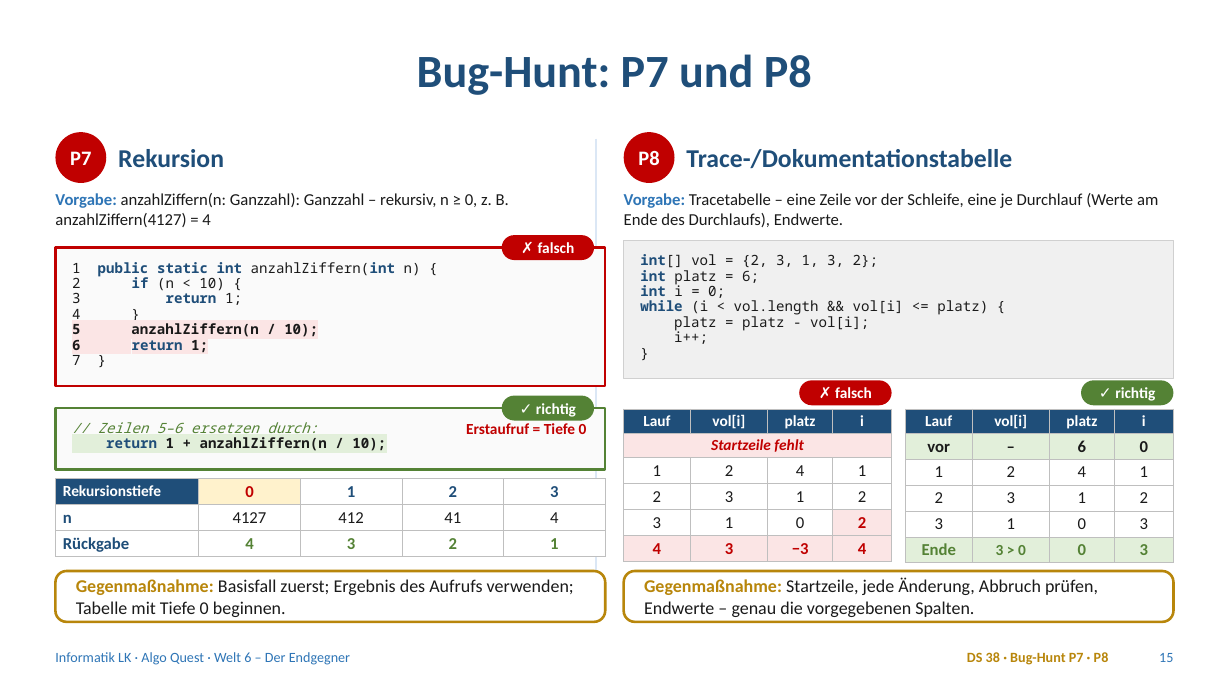
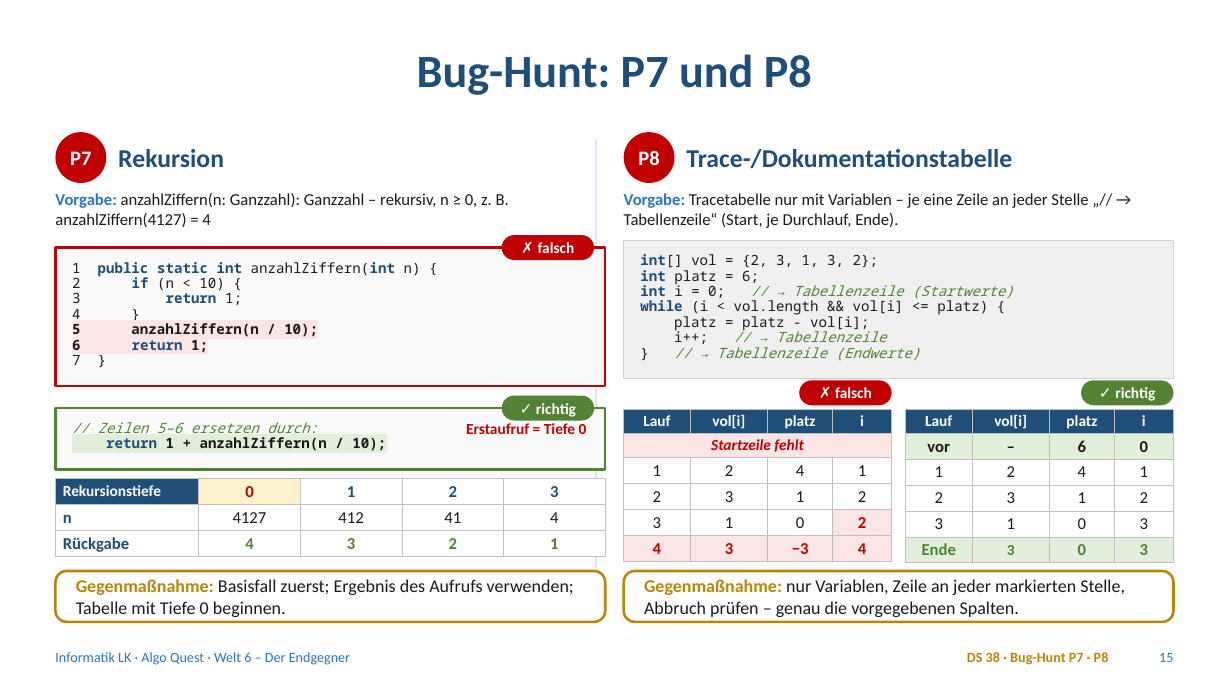
Before and after one commit to frankjuchim/AlgoQuest, a slide deck: slide 15 of materialien/Welt6_Endgegner/1_Praesentation/AQ_W6_Endgegner.pptx. Drawn at 1232x693 pixels with LibreOffice and Linux fonts; fonts in the diff are those of the drawing. Boxes give left, top, right and bottom in pixels: in the first picture for what was removed or moved away, otherwise in the second. Text is boxed around its words. In the diff, an @@ line names an element or a change of style, - is before the commit and + after.

```diff
--- a/materialien/Welt6_Endgegner/1_Praesentation/AQ_W6_Endgegner.pptx
+++ b/materialien/Welt6_Endgegner/1_Praesentation/AQ_W6_Endgegner.pptx
@@ text at <box>624,193,1088,228</box>: text changed @@
-Vorgabe: Tracetabelle – eine Zeile vor der Schleife, eine je Durchlauf (Werte am Ende des Durchlaufs), Endwerte.
+Vorgabe: Tracetabelle nur mit Variablen – je eine Zeile an jeder Stelle „// → Tabellenzeile“ (Start, je Durchlauf, Ende).
@@ text in rectangle at <box>640,282,1014,301</box>: text changed; text colour #1A1A1A to #548235; italic on @@
-int i = 0;
+int i = 0; // → Tabellenzeile (Startwerte)
@@ text in rectangle at <box>674,329,921,360</box>: text changed; text colour #1A1A1A to #548235; italic on @@
-i++;
-}
+i++; // → Tabellenzeile
+} // → Tabellenzeile (Endwerte)
@@ table at <box>906,409,1174,559</box> @@
-row 6, column 2: 3 > 0
+row 6, column 2: 3
@@ text at <box>644,579,1125,617</box>: text changed @@
-Gegenmaßnahme: Startzeile, jede Änderung, Abbruch prüfen, Endwerte – genau die vorgegebenen Spalten.
+Gegenmaßnahme: nur Variablen, Zeile an jeder markierten Stelle, Abbruch prüfen – genau die vorgegebenen Spalten.
```
Also in this commit, not shown: 3 other slides changed, 13 other files.
